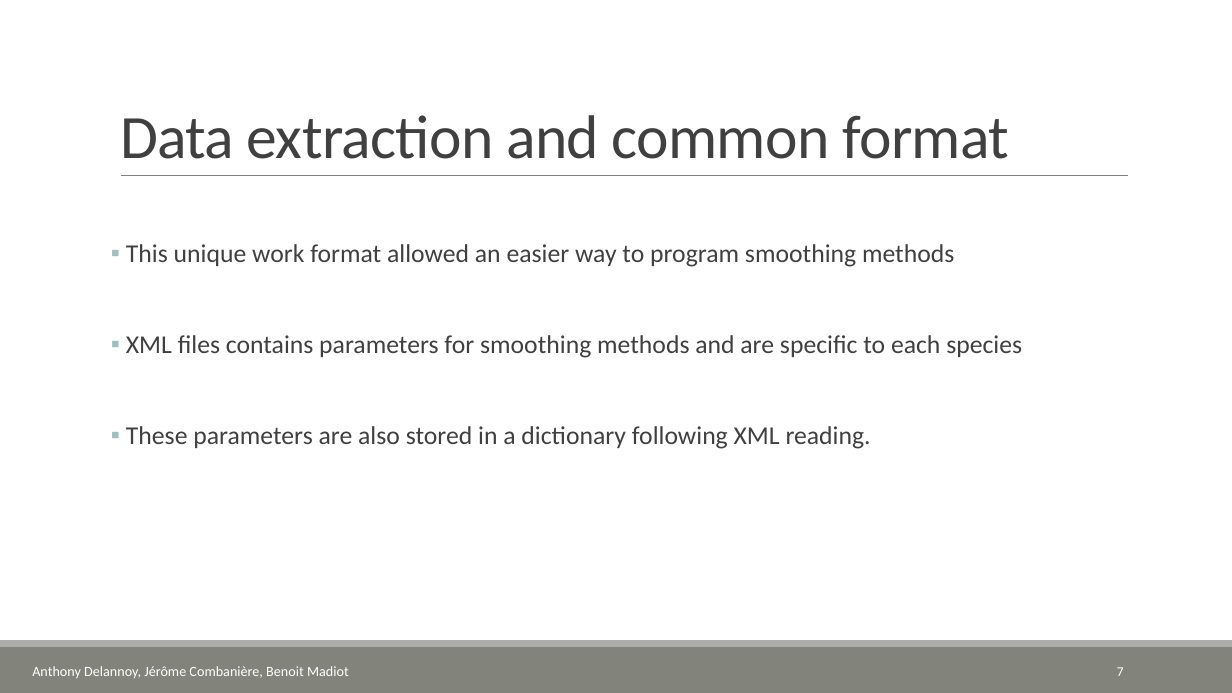
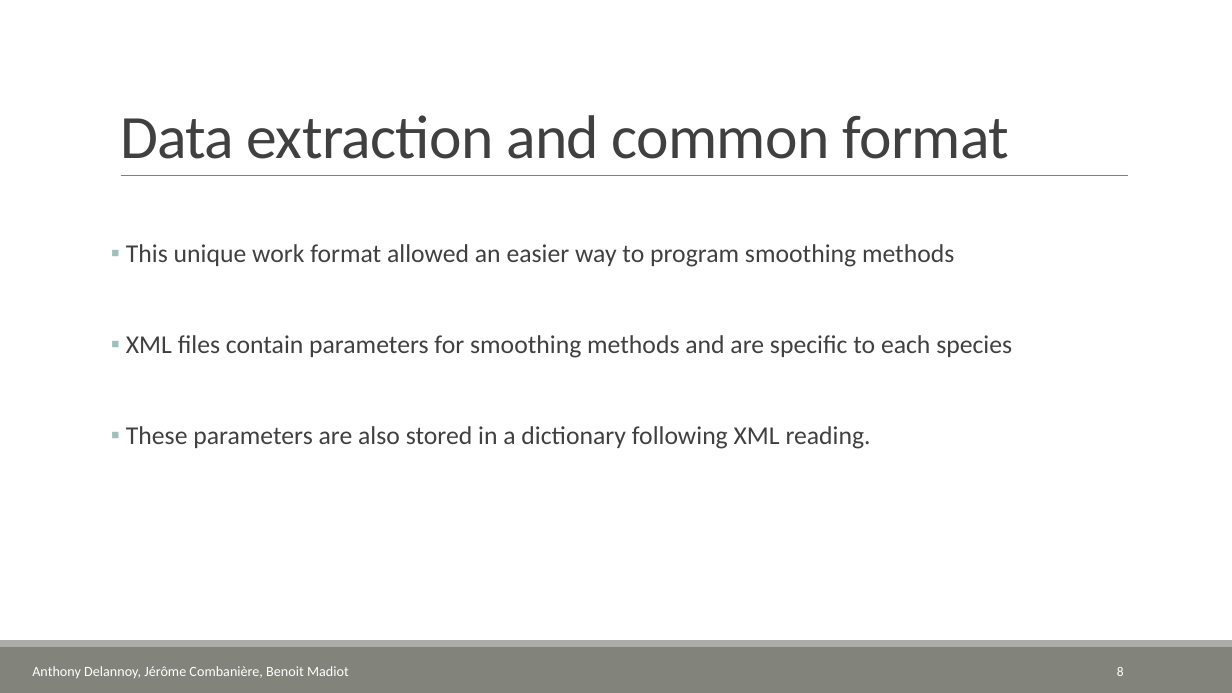
Before and after one commit to atbd/CLS, a slide deck: slide 8 of presentation/Presentation.pptx (slide 7 before the commit). Drawn at 1232x693 pixels with LibreOffice and Linux fonts; fonts in the diff are those of the drawing; background and template pictures are left out. Boxes give left, top, right and bottom in pixels: in the first picture for what was removed or moved away, otherwise in the second. Text is boxed around its words. In the diff, an @@ line names an element or a change of style, - is before the commit and + after.

```diff
--- a/presentation/Presentation.pptx
+++ b/presentation/Presentation.pptx
@@ text at box(126, 335, 1012, 358): text changed @@
-▪ XML files contains parameters for smoothing methods and are specific to each species
+▪ XML files contain parameters for smoothing methods and are specific to each species
@@ page number at box(1117, 667, 1124, 676): text changed @@
-7
+8
```
Also in this commit, not shown: 2 other slides changed, 5 slides added.
